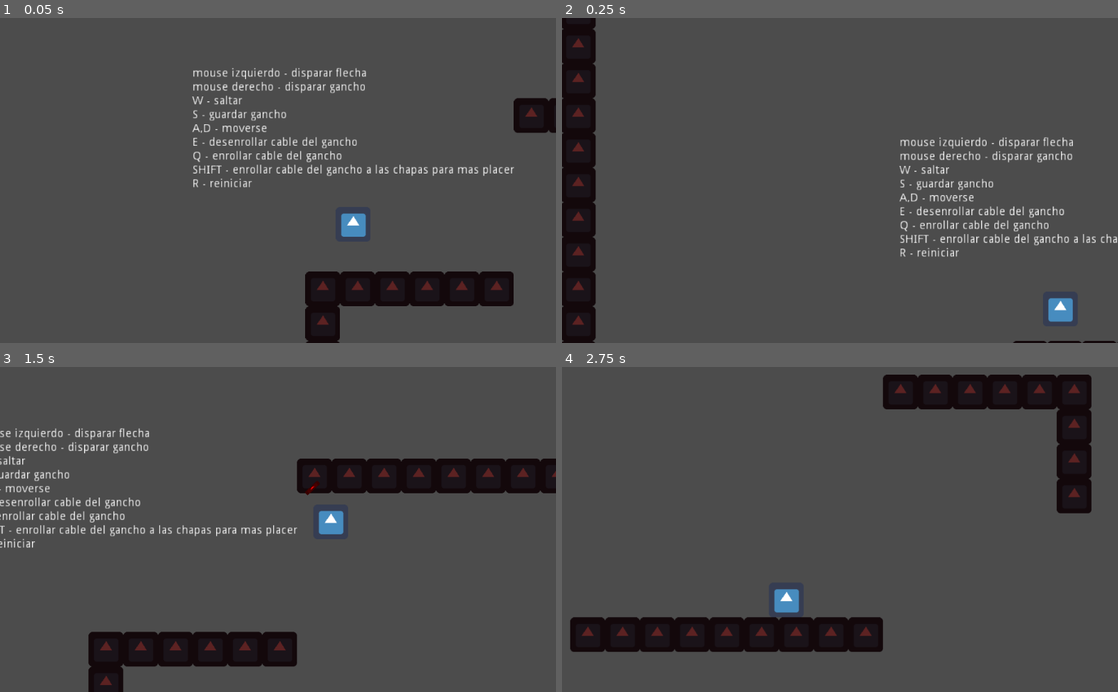
Above: before the commit, frames 1-4 (two rows, left to right).
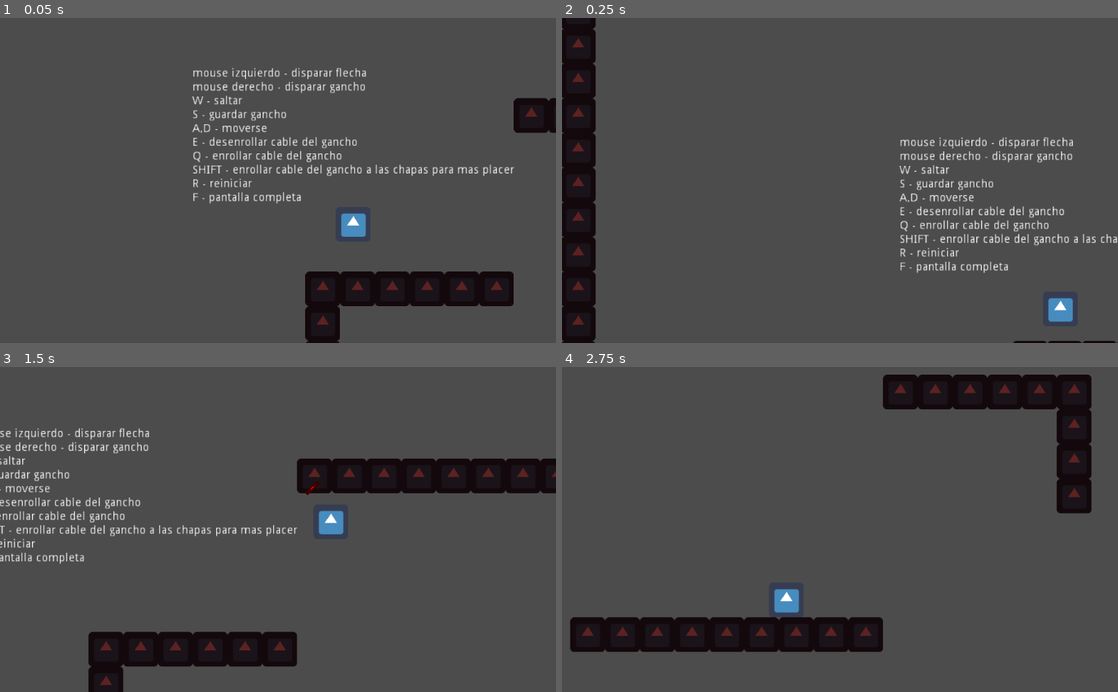
Above: after the commit, the same moments.

Repository: Streq/Hook
Game: Godot game, scene res://main.tscn
The game is run twice, just before and just after one commit, with the same random seed, the same clock (stepped at 60 frames per second) and the same inputs. The engine's default icon, where the game draws it, is replaced by a stand-in: a white triangle on a blue panel in a dark square.
Inputs (mouse positions are in pixels of both pictures, inside the frame that each line leads up to):
- Up to frame 1 (0.05 s): no input
- Up to frame 2 (0.25 s): no input
- Up to frame 3 (1.5 s): move the mouse to (400, 513) at 0.52 s; hold Shift (insta_reel) 0.53-1.28 s; hold Right (ui_right) from 0.53 s (still down); click (400, 513) at 0.67 s; tap Up (ui_up) at 0.77 s; move the mouse to (166, 545) at 1.27 s; tap Q (reel_in) at 1.35 s
- Up to frame 4 (2.75 s): tap Up (ui_up) at 1.52 s; move the mouse to (895, 458) at 2.02 s; release Right (ui_right) at 2.03 s; hold Left (ui_left) from 2.03 s (still down); hold E (reel_out) from 2.03 s (still down)

The runs differ from the first frame. In frame 1, 0.2% of the frame differs, in the area x 34-55%, y 53-58%; in frame 2, 0.2%; in frame 3, 0.2%; in frame 4, nothing differs.

Commit message:
add howto fullscreen

Diff:
--- a/main.tscn
+++ b/main.tscn
@@ -20,7 +20,7 @@
 Q - enrollar cable del gancho
 SHIFT - enrollar cable del gancho a las chapas para mas placer
 R - reiniciar
-"
+F - pantalla completa"
 __meta__ = {
 "_edit_use_anchors_": false
 }
